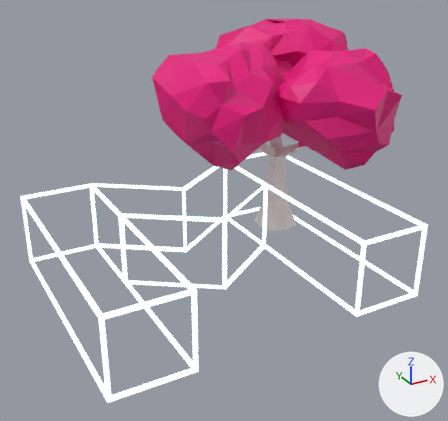
Renders of the glTF model public/3d/m-tree-pink.gltf from each side of a commit.
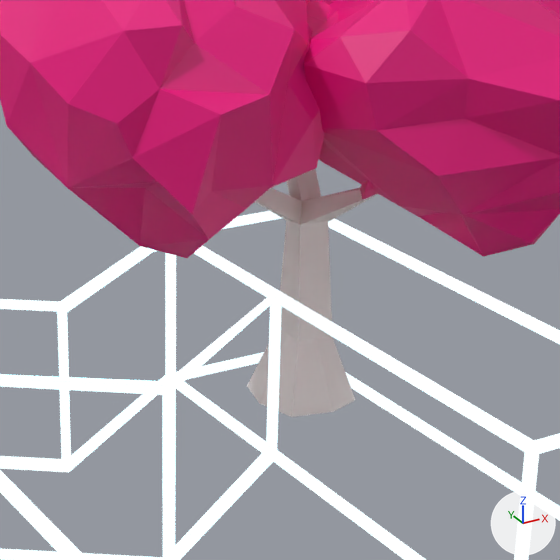
Each version is shown whole from a 50 mm lens placed at (-6.76, -12.86, 7.23), pointed at (0.67, 0.66, 0.47), then close up on the part from 36% to 84% of the width and 17% to 68% of the height. The lights are fixed; the arrows at lower right show +X, +Y and +Z. Where no turn or scale is listed for an object, it has been applied to the vertices.

In view in the first close-up: 'Cube', 'Tree_average_lush', 'Tree_average_lush.001'.
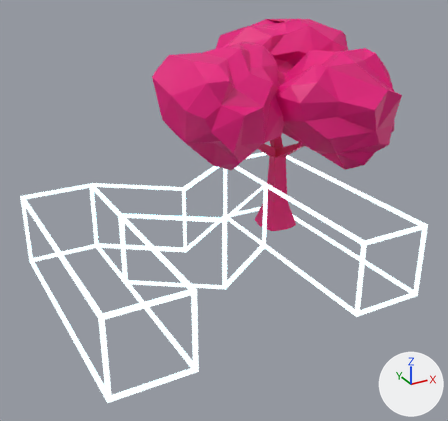
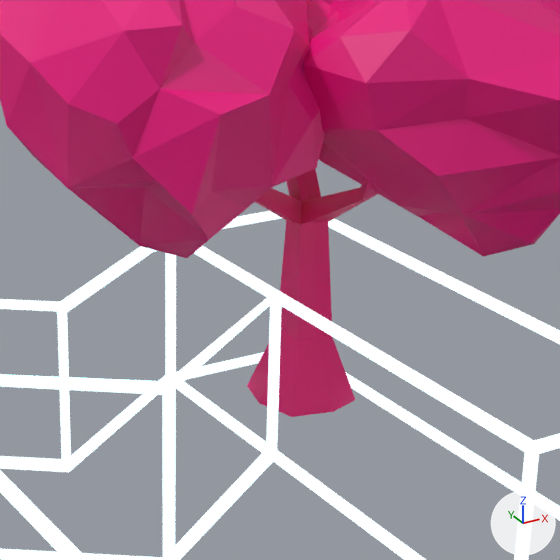
Commit message: change hotpink to electric pink

Where the change shows, as pixel boxes (x1, y1, x2, y2) in the close-ups (560 x 560 px):
'Tree_average_lush.001', recoloured
    both: (247, 169, 377, 417)

The edits, one by one:
Material 'Material.014' (mat_material_014) changes colour from white #e7e7e7 to pink #e7007c; in linear values from (0.8, 0.8, 0.8) to (0.799, 0.0, 0.202).
